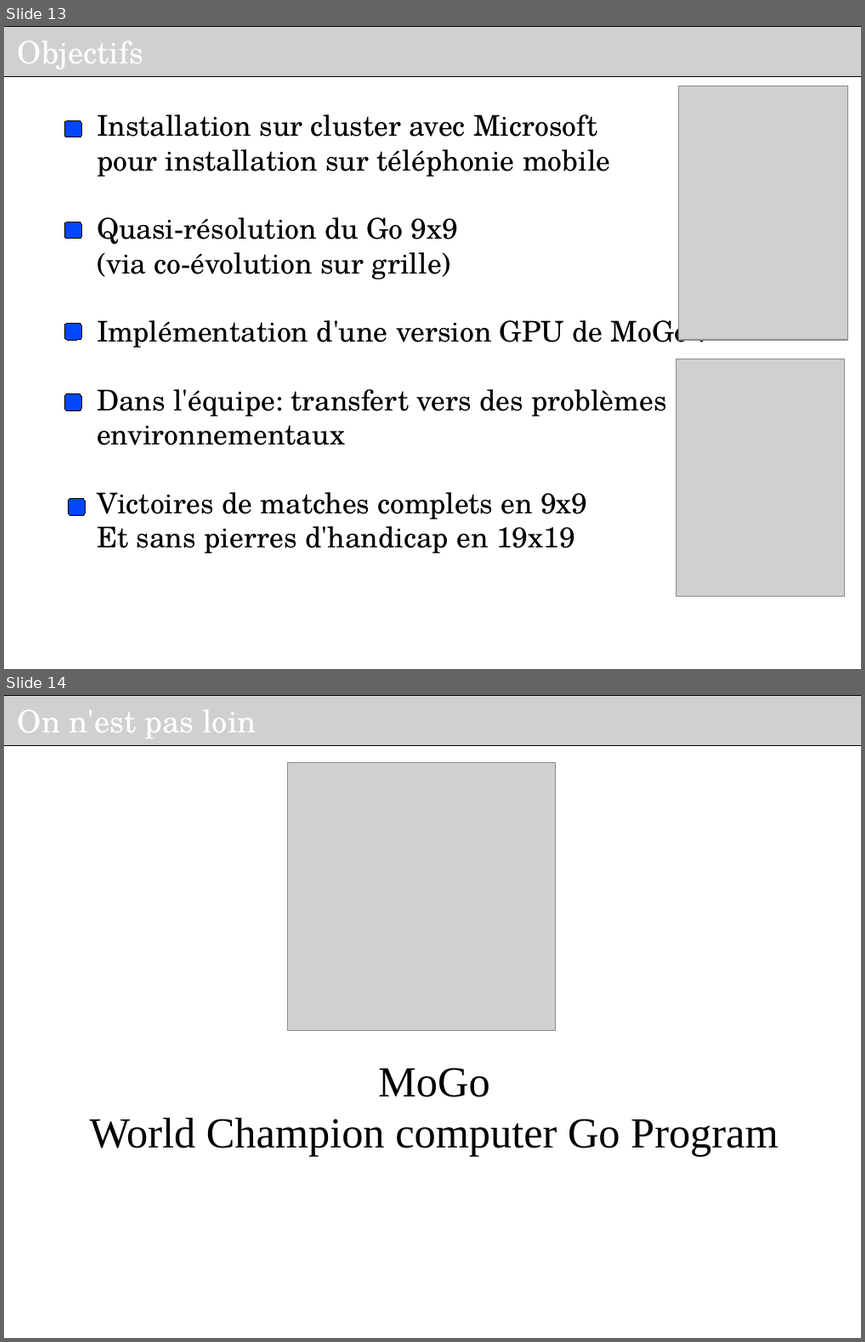
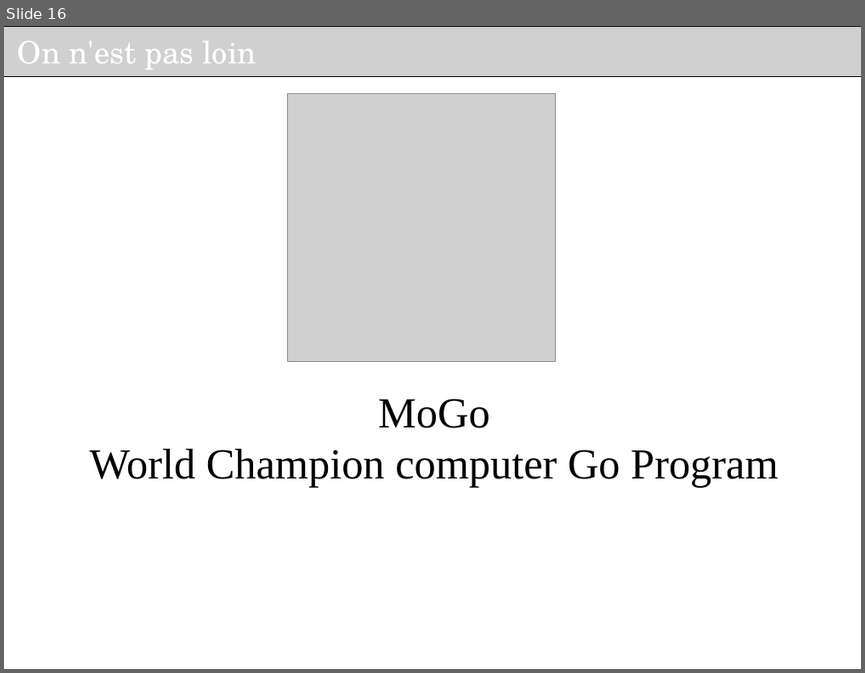
Before and after one commit to haspeleo/Android-Dev, a slide deck: MCTS/Soutenance_INRIA_V2.odp. Shown one above the other, each under a label of ours: slides 13 and 14 before the commit, slide 16 after it. The pictures are 865x1342 and 865x673 pixels, drawn with LibreOffice and Linux fonts; fonts in the diff are those of the drawing; grey boxes stand for pictures; background and template pictures are left out. Boxes give left, top, right and bottom in pixels: in the first picture for what was removed or moved away, otherwise in the second. Text is boxed around its words. In the diff, an @@ line names an element or a change of style, - is before the commit and + after.

```diff
--- a/MCTS/Soutenance_INRIA_V2.odp
+++ b/MCTS/Soutenance_INRIA_V2.odp
@@ slide 13 removed at bbox=[4, 26, 861, 669], background #FFFFFF @@
@@ picture removed at bbox=[4, 26, 861, 76] @@
-Objectifs
@@ picture removed at bbox=[678, 86, 847, 340] @@
@@ rounded rectangle removed at bbox=[65, 120, 82, 137] @@
@@ text removed at bbox=[97, 114, 688, 553] @@
-Installation sur cluster avec Microsoft
-pour installation sur téléphonie mobile
-Quasi-résolution du Go 9x9
-(via co-évolution sur grille)
-Implémentation d'une version GPU de MoGo ?
-Dans l'équipe: transfert vers des problèmes environnementaux
-Victoires de matches complets en 9x9
-Et sans pierres d'handicap en 19x19
@@ rounded rectangle removed at bbox=[65, 222, 82, 238] @@
@@ rounded rectangle removed at bbox=[65, 323, 82, 340] @@
@@ picture removed at bbox=[676, 358, 844, 596] @@
@@ rounded rectangle removed at bbox=[65, 393, 82, 411] @@
@@ rounded rectangle removed at bbox=[69, 498, 86, 516] @@
@@ what was slide 14 is now slide 16 @@
```
Also in this commit, not shown: 4 slides changed, 3 slides added.
